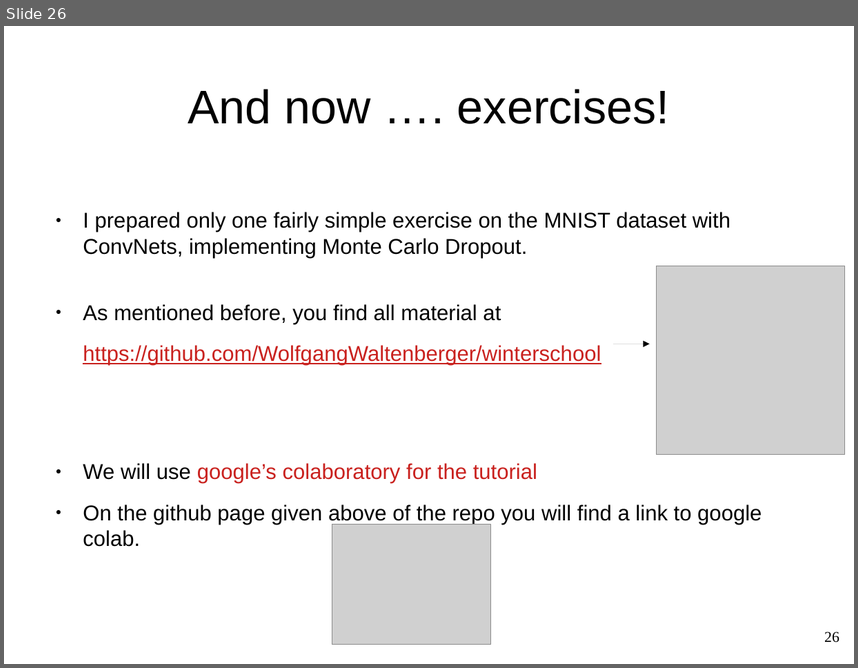
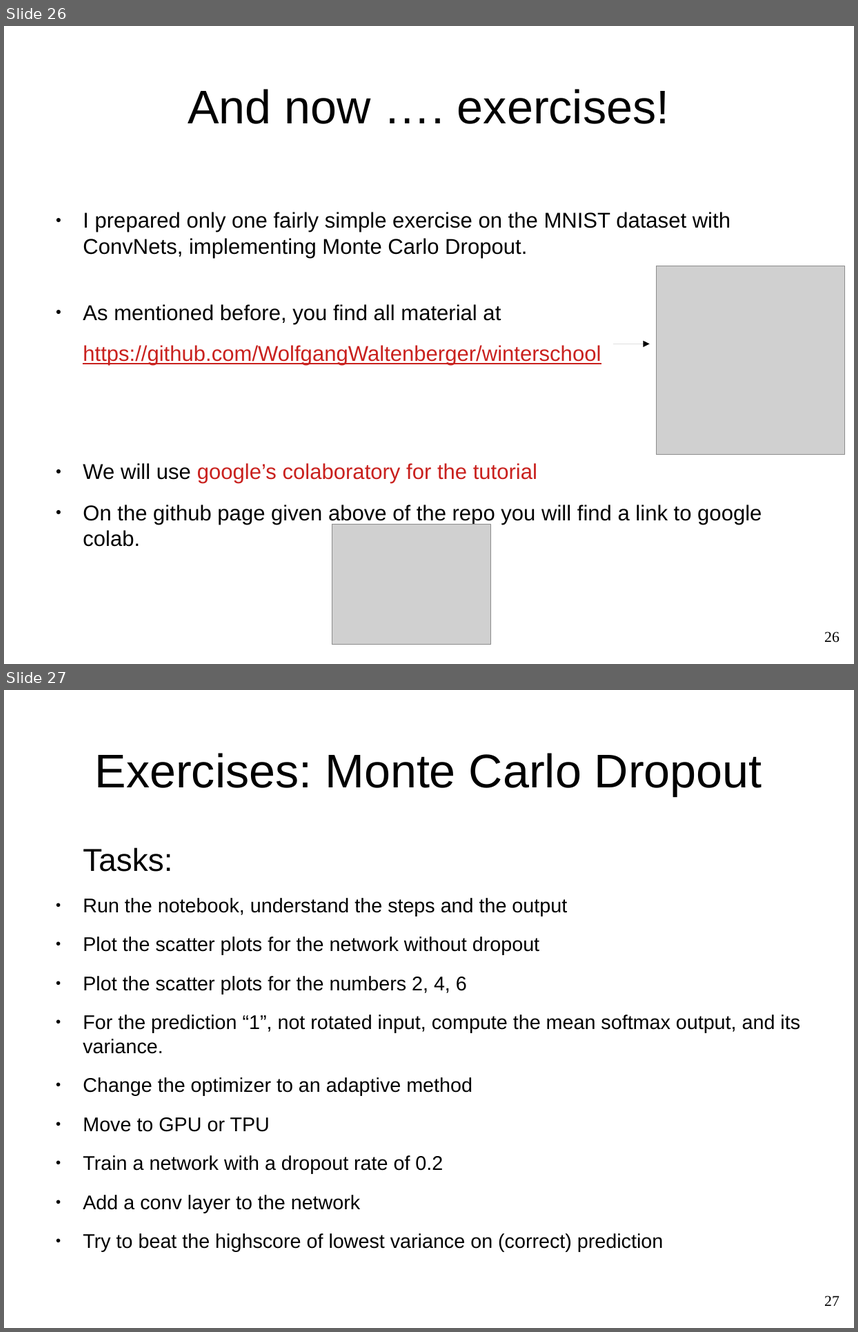
Before and after one commit to WolfgangWaltenberger/winterschool, a slide deck: systematics.odp. Shown one above the other, each under a label of ours: slide 26 before the commit, slides 26 and 27 after it. The pictures are 858x668 and 858x1332 pixels, drawn with LibreOffice and Linux fonts; fonts in the diff are those of the drawing; grey boxes stand for pictures. Boxes give left, top, right and bottom in pixels: in the first picture for what was removed or moved away, otherwise in the second. Text is boxed around its words. In the diff, an @@ line names an element or a change of style, - is before the commit and + after.

```diff
--- a/systematics.odp
+++ b/systematics.odp
@@ slide 27 added at (x1=4, y1=690, x2=854, y2=1328), background #FFFFFF @@
@@ title added at (x1=95, y1=753, x2=762, y2=796), 44 pt, text #000000 @@
+Exercises: Monte Carlo Dropout
@@ text added at (x1=83, y1=847, x2=800, y2=1252), 18.5 pt, text #000000 @@
+Tasks:
+● Run the notebook, understand the steps and the output
+● Plot the scatter plots for the network without dropout
+● Plot the scatter plots for the numbers 2, 4, 6
+● For the prediction “1”, not rotated input, compute the mean softmax output, and its variance.
+● Change the optimizer to an adaptive method
+● Move to GPU or TPU
+● Train a network with a dropout rate of 0.2
+● Add a conv layer to the network
+● Try to beat the highscore of lowest variance on (correct) prediction
@@ page number added at (x1=824, y1=1295, x2=840, y2=1305), 14 pt, text #000000 @@
+27
```
Also in this commit, not shown: 1 slide changed, 1 other file.
